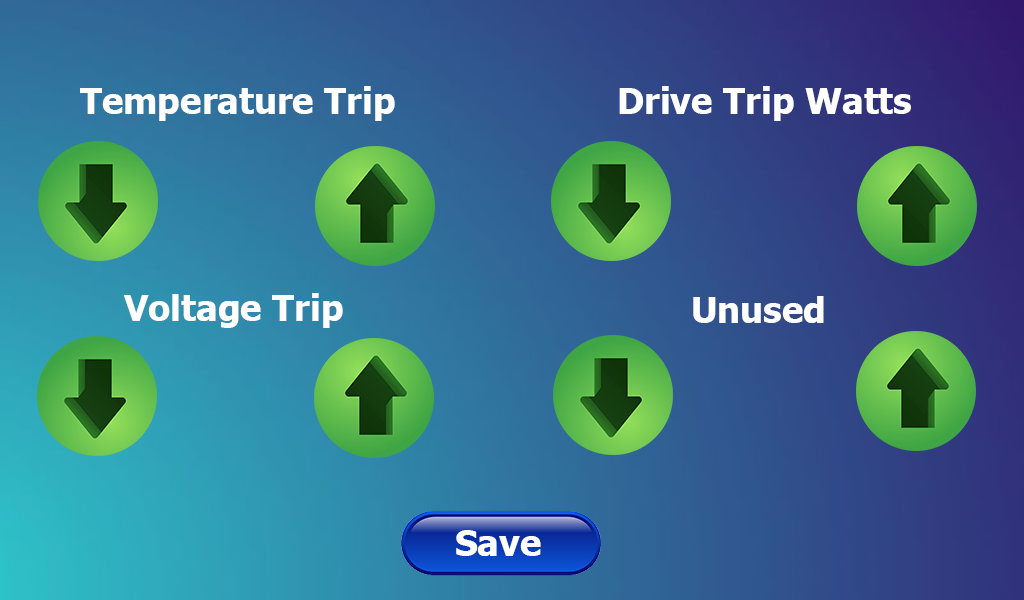
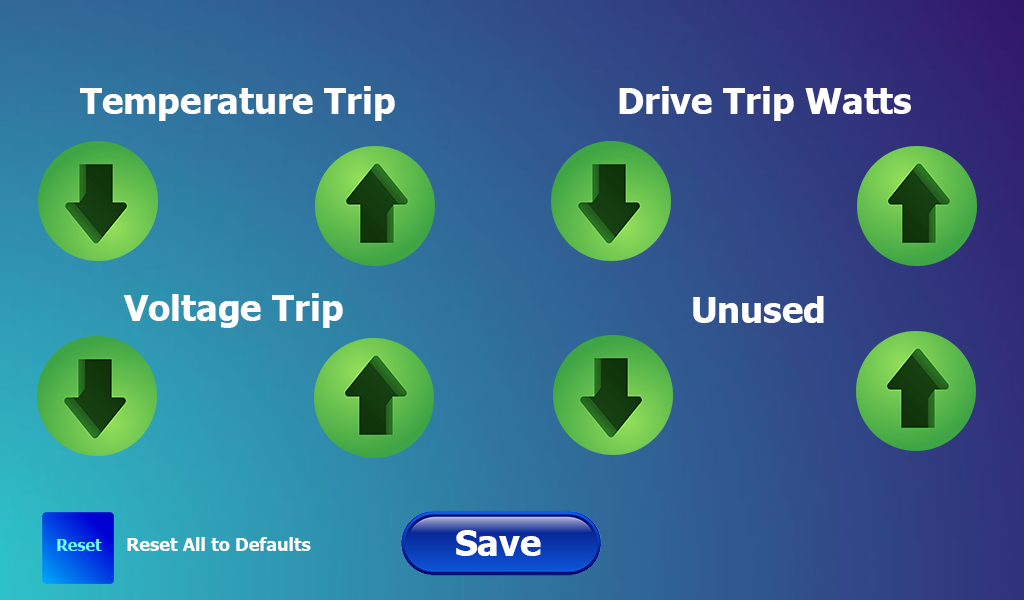
Layer changes from the first 1024×600 image to the second:
added layer "Reset All to Defaults" above "Reset" over [127, 537, 311, 551]
added layer "Reset" above "B5" over [57, 539, 102, 551]
added layer "B5" above "Unused" over [42, 512, 114, 584]
